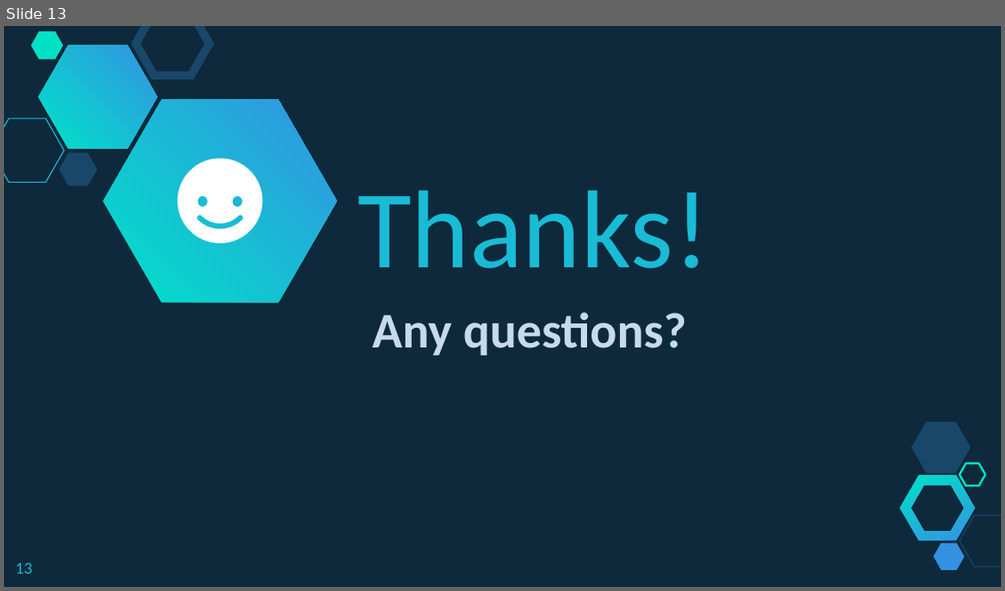
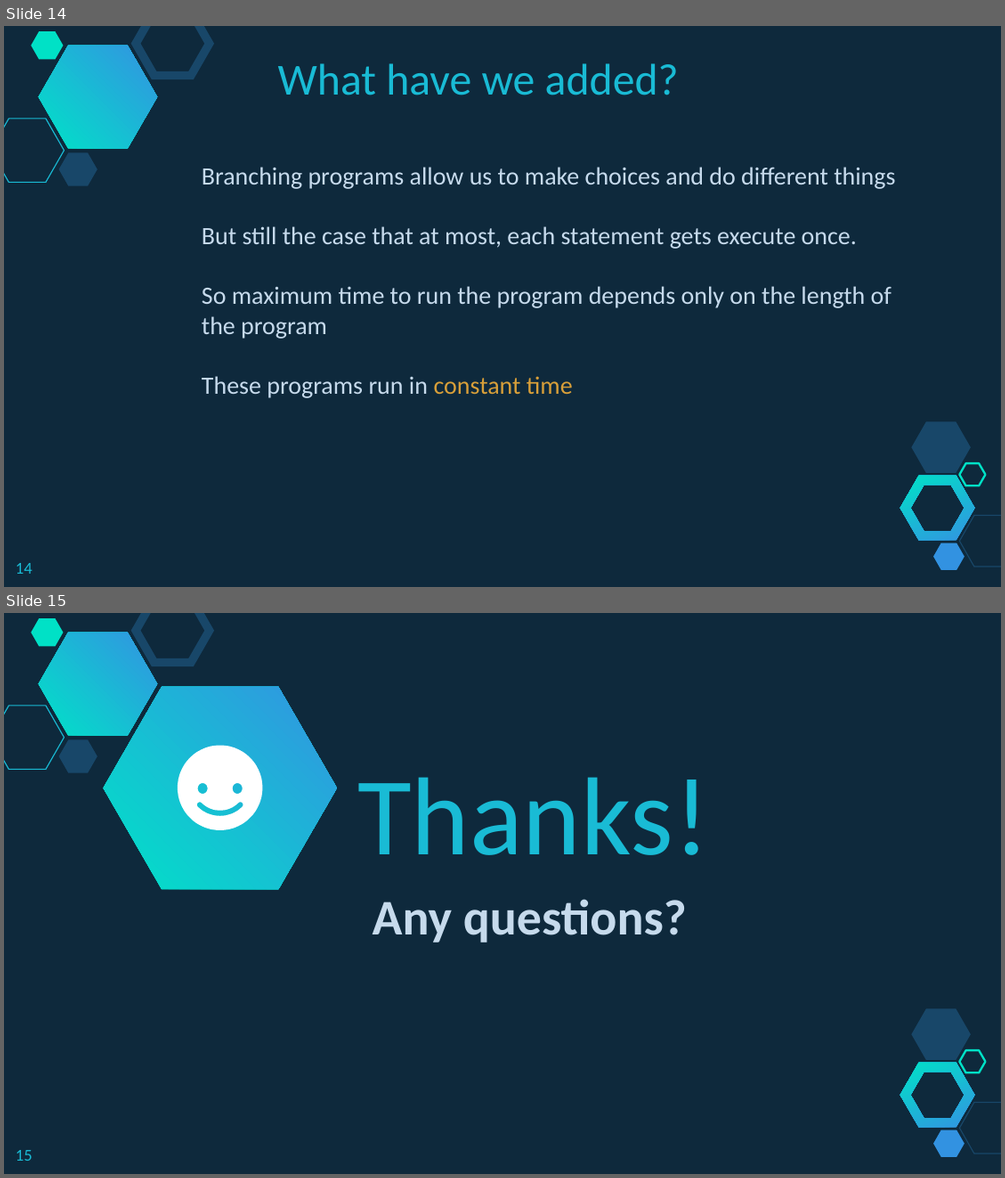
Before and after one commit to branhoff/python_class_101, a slide deck: lecture_slides/5_Python Lesson - Operators and Branching.pptx. Shown one above the other, each under a label of ours: slide 13 before the commit, slides 14 and 15 after it. The pictures are 1005x591 and 1005x1178 pixels, drawn with LibreOffice and Linux fonts; fonts in the diff are those of the drawing. Boxes give left, top, right and bottom in pixels: in the first picture for what was removed or moved away, otherwise in the second. Text is boxed around its words. In the diff, an @@ line names an element or a change of style, - is before the commit and + after.

```diff
--- a/lecture_slides/5_Python Lesson - Operators and Branching.pptx
+++ b/lecture_slides/5_Python Lesson - Operators and Branching.pptx
@@ slide 14 added at box(4, 26, 1001, 587), background #0E293C; not listed: 10 template elements that a slide beside it also shows @@
@@ text added at box(278, 63, 679, 95), 32 pt, text #19BBD5 @@
+What have we added?
@@ text added at box(202, 167, 895, 398), 18 pt, text #C6DAEC @@
+Branching programs allow us to make choices and do different things
+But still the case that at most, each statement gets execute once.
+So maximum time to run the program depends only on the length of the program
+These programs run in constant time
@@ page number added at box(16, 563, 32, 573), 12 pt, text #19BBD5 @@
+14
@@ what was slide 13 is now slide 15 @@
@@ page number at box(16, 1150, 32, 1160): text changed @@
-13
+15
```
Also in this commit, not shown: 1 other slide added, 16 other files.
